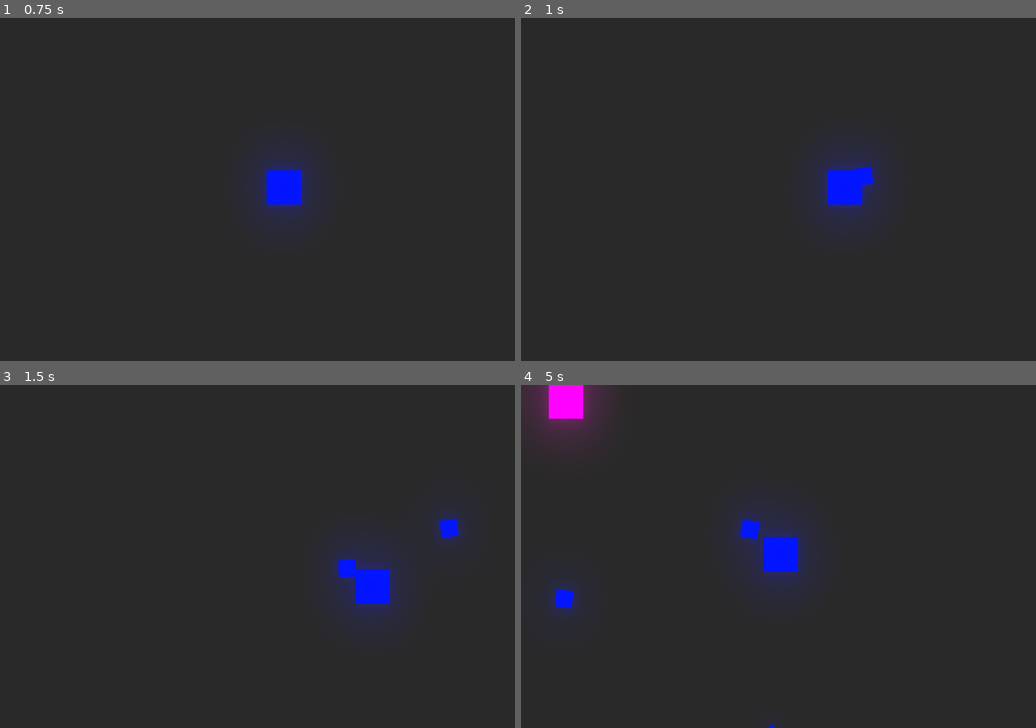
Above: before the commit, frames 1-4 (two rows, left to right).
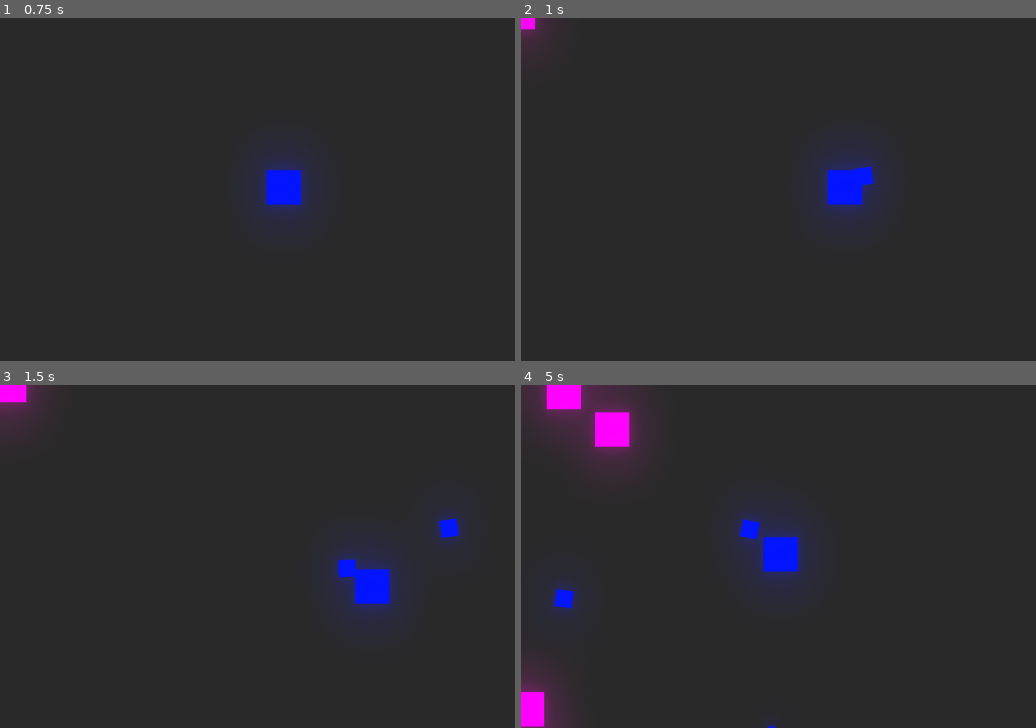
Above: after the commit, the same moments.

Repository: xinyer/game-WaveShoot
Game: Godot game, scene res://Arena.tscn
Two runs of this game, one before a commit and one after it. Both use one fixed random seed, a clock stepped at 60 frames per second and the inputs below.
Inputs (mouse positions are in pixels of both pictures, inside the frame that each line leads up to):
- Up to frame 1 (0.75 s): tap Enter at 0.5 s; move the mouse to (370, 172) at 0.52 s; hold Right (ui_right) from 0.53 s (still down); click (370, 172) at 0.6 s
- Up to frame 2 (1 s): keep holding Right (ui_right)
- Up to frame 3 (1.5 s): move the mouse to (154, 573) at 1.27 s; release Right (ui_right) at 1.28 s; hold Down (ui_down) from 1.28 s (still down); click (154, 573) at 1.35 s
- Up to frame 4 (5 s): move the mouse to (830, 481) at 2.02 s; release Down (ui_down) at 2.03 s; hold Right (ui_right) 2.03-2.78 s; click (830, 481) at 2.1 s; move the mouse to (752, 625) at 2.77 s; hold Up (ui_up) 2.78-3.53 s; click (752, 625) at 2.85 s; move the mouse to (933, 607) at 3.52 s; hold Left (ui_left) from 3.53 s (still down); click (933, 607) at 3.6 s; move the mouse to (624, 505) at 4.27 s; click (624, 505) at 4.35 s

Frame 1 is identical in both runs. In frame 2, 0.3% of the frame differs, in the area x 0-5%, y 0-7%; in frame 3, 0.7%; in frame 4, 2.7%, in the area x 0-24%, y 0-100%.

Commit message:
Enemy create blood if die

Diff:
--- a/Arena.tscn
+++ b/Arena.tscn
@@ -21,6 +21,5 @@
 environment = SubResource( 1 )
 
 [node name="EnemySpawnTimer" type="Timer" parent="."]
-wait_time = 3.0
 autostart = true
 [connection signal="timeout" from="EnemySpawnTimer" to="." method="_on_EnemySpawnTimer_timeout"]
--- /dev/null
+++ b/BloodParticles.gd
@@ -0,0 +1,10 @@
+extends CPUParticles2D
+
+
+func _on_FreezeTimer_timeout():
+	set_process(false)
+	set_physics_process(false)
+	set_process_input(false)
+	set_process_internal(false)
+	set_process_unhandled_input(false)
+	set_process_unhandled_key_input(false)
--- /dev/null
+++ b/BloodParticles.tscn
@@ -0,0 +1,23 @@
+[gd_scene load_steps=3 format=2]
+
+[ext_resource path="res://assets/circle.png" type="Texture" id=1]
+[ext_resource path="res://BloodParticles.gd" type="Script" id=2]
+
+[node name="BloodParticles" type="CPUParticles2D"]
+lifetime = 0.2
+explosiveness = 1.0
+texture = ExtResource( 1 )
+spread = 19.0
+gravity = Vector2( 0, 0 )
+initial_velocity = 658.0
+initial_velocity_random = 1.0
+scale_amount = 0.05
+scale_amount_random = 0.12
+color = Color( 1, 0, 0.858824, 0.227451 )
+script = ExtResource( 2 )
+
+[node name="FreezeTimer" type="Timer" parent="."]
+wait_time = 0.15
+one_shot = true
+autostart = true
+[connection signal="timeout" from="FreezeTimer" to="." method="_on_FreezeTimer_timeout"]
--- a/Enemy.gd
+++ b/Enemy.gd
@@ -5,6 +5,8 @@
 var velocity = Vector2()
 var hit = false
 var hp = 3
+
+var blood = preload("res://BloodParticles.tscn")
 
 
 func _process(delta):
@@ -16,6 +18,9 @@
 	global_position += velocity * SPEED * delta
 
 	if hp == 0:
+		if Global.node_creation_parent != null:
+			var blood_node = Global.instance_node(blood, global_position, Global.node_creation_parent)
+			blood_node.rotation = velocity.angle()
 		queue_free()
 
 
Binary file added: assets/circle.png
Not shown, added: assets/circle.png.import
